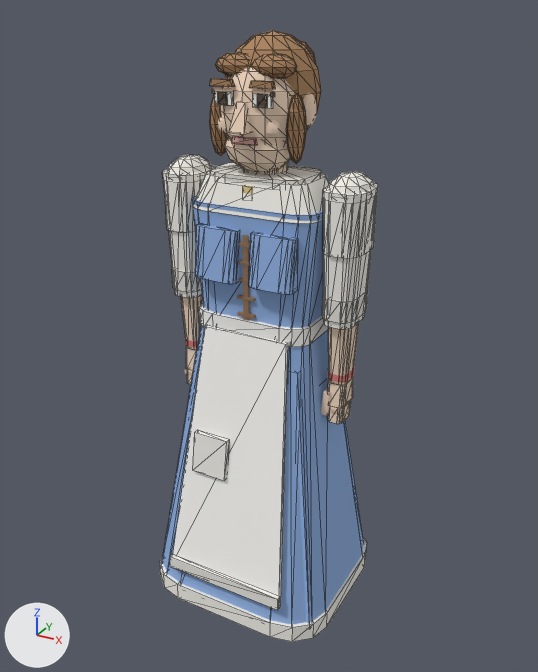
An edit to the glTF model src/models/villagers/female.glb, drawn before and after from the same camera.
One viewpoint serves both versions: a 50 mm camera at (0.968, -1.743, 1.773) aimed at (-0.011, 0.037, 0.883). Arrows for +X, +Y and +Z are at lower left; the lights stay in place. The picture after the commit comes second. Mesh edges are drawn as thin lines on the coarser meshes.

Objects in the first picture: 'Apron', 'Apron.Band', 'Apron.Hem', 'Apron.Pocket', 'Arm.L', 'Arm.L.Puff', 'Blouse', 'Bodice', 'Bodice.Bust.L', 'Bodice.Bust.R', 'Head', 'Head.Hair', 'Skirt', 'Skirt.Fold', 'Skirt.Fold#2', 'Skirt.Petticoat' and 43 more.
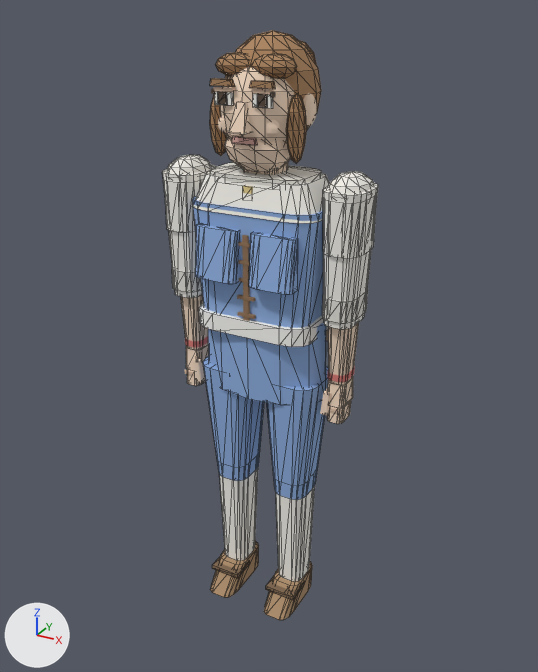
What differs and where, as boxes [x1, y1, x2, y2] in the pictures (538 x 672 px):
'Apron', deleted: before [173, 325, 288, 606]
'Skirt', deleted (blue): before [164, 325, 364, 625]
'Hips', added (blue): after [208, 322, 326, 405]
'Leg.L', recoloured: [266, 367, 329, 500] in both
'Leg.R', recoloured: [203, 356, 264, 481] in both
'Skirt.Petticoat', deleted: before [160, 538, 367, 642]
'Apron.Hem', deleted: before [170, 554, 280, 610]
'Skirt.Fold#2', deleted (blue): before [292, 372, 311, 623]
'Apron.Pocket', deleted: before [193, 430, 229, 481]
'Skirt.Fold', deleted: before [162, 348, 201, 565]
'Leg.L.Lower.Shin', unchanged, uncovered by the edit: after [275, 486, 315, 582]
'Leg.R.Lower.Shin', unchanged, uncovered by the edit: after [219, 468, 258, 561]

What changed in the scene script:
```text
Change me_leg_l:
    where me_leg_l.from_pydata(...)  # 32 vertices, 60 faces; spans x 0.02..0.19, y -0.09..0.09, z 0.41..0.8
    remove me_leg_l.materials.append(mat_wool)  # white #f6f3ec
    add me_leg_l.materials.append(mat_tunic)  # blue #8fafe0
Change me_leg_r:
    where me_leg_r.from_pydata(...)  # 32 vertices, 60 faces; spans x -0.19..-0.02, y -0.09..0.09, z 0.41..0.8
    remove me_leg_r.materials.append(mat_wool)  # white #f6f3ec
    add me_leg_r.materials.append(mat_tunic)  # blue #8fafe0
Add me_hips:
    me_hips.from_pydata(...)  # a 12-sided cut cone along z (radius 0.195 by 0.105 at the low end, 0.19 by 0.11 at the high end) spanning x -0.195..0.195, y -0.11..0.11, z 0.74..0.975
    me_hips.materials.append(mat_tunic)  # blue #8fafe0
Remove ob_skirt:
    ob_skirt = bpy.data.objects.new('Skirt', me_skirt)
    ob_skirt.location = (0.0, 0.0, 0.0)
Remove ob_skirt_fold:
    ob_skirt_fold = bpy.data.objects.new('Skirt.Fold', me_skirt_fold)
    ob_skirt_fold.location = (0.0, 0.0, 0.0)
Remove ob_skirt_fold_2:
    ob_skirt_fold_2 = bpy.data.objects.new('Skirt.Fold#2', me_skirt_fold_2)
    ob_skirt_fold_2.location = (0.0, 0.0, 0.0)
Remove ob_skirt_petticoat:
    ob_skirt_petticoat = bpy.data.objects.new('Skirt.Petticoat', me_skirt_petticoat)
    ob_skirt_petticoat.location = (0.0, 0.0, 0.0)
Remove ob_apron:
    ob_apron = bpy.data.objects.new('Apron', me_apron)
    ob_apron.location = (0.0, 0.0, 0.0)
Remove ob_apron_hem:
    ob_apron_hem = bpy.data.objects.new('Apron.Hem', me_apron_hem)
    ob_apron_hem.location = (0.0, 0.0, 0.0)
Remove ob_apron_pocket:
    ob_apron_pocket = bpy.data.objects.new('Apron.Pocket', me_apron_pocket)
    ob_apron_pocket.location = (0.0, 0.0, 0.0)
Add ob_hips:
    ob_hips = bpy.data.objects.new('Hips', me_hips)
    ob_hips.location = (0.0, 0.0, 0.0)
```
